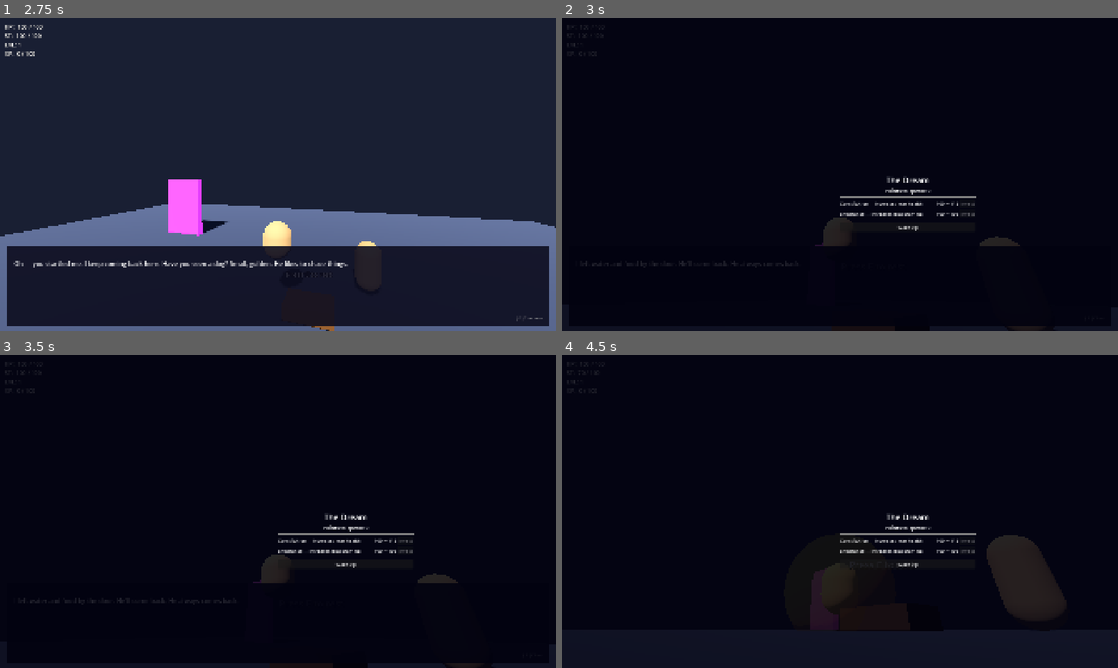
Above: before the commit, frames 1-4 (two rows, left to right).
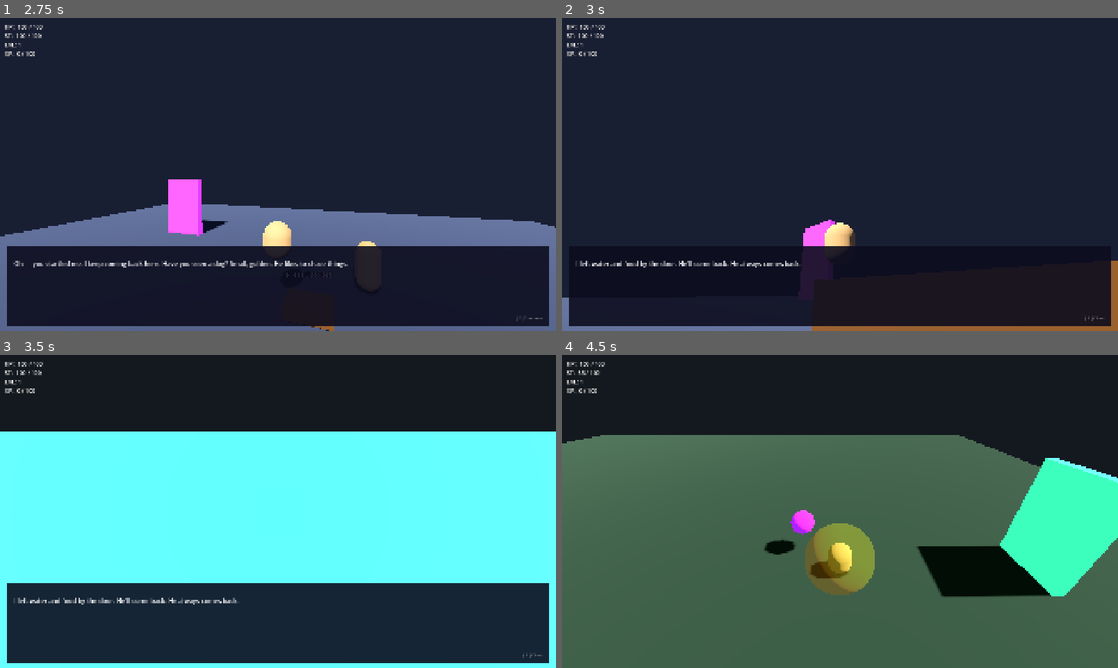
Above: after the commit, the same moments.

Repository: eldritch-dream/floaty_dog_knight
Game: Godot game, scene res://scenes/world/hub.tscn
Two runs of this game, one before a commit and one after it. Both use one fixed random seed, a clock stepped at 60 frames per second and the inputs below.
Inputs (mouse positions are in pixels of both pictures, inside the frame that each line leads up to):
- Up to frame 1 (2.75 s): tap Enter at 0.5 s; move the mouse to (305, 174) at 0.52 s; hold E (ui_interact) 0.53-1.28 s; hold W (move_forward) 0.53-2 s; click (305, 174) at 0.67 s; tap Space (jump) at 0.77, 1.52 s; move the mouse to (250, 174) at 1.27 s; click (250, 174) at 1.35 s; tap E (ui_interact) at 1.55 s; click "Wake Up" at 2 s
- Up to frame 2 (3 s): move the mouse to (851, 168) at 2.77 s; hold W (move_forward) from 2.78 s (still down); hold E (ui_interact) from 2.78 s (still down); tap Ctrl (dash) at 2.85 s
- Up to frame 3 (3.5 s): keep holding W (move_forward); keep holding E (ui_interact)
- Up to frame 4 (4.5 s): release W (move_forward) at 3.5 s; release E (ui_interact) at 3.5 s; drag from (812, 574) to (673, 464) at 3.52 s; move the mouse to (1006, 558) at 4.27 s; hold A (move_left) from 4.28 s (still down); hold E (ui_interact) from 4.28 s (still down); right-click (1006, 558) at 4.35 s

Frame 1 is identical in both runs. In frame 2, 84% of the frame differs, in the area x 0-100%, y 0-100%; in frame 3, 76%; in frame 4, 70%.

Commit message:
Fix dialogue input consumed on close and bed/NPC overlap conflicts
Both bugs stem from NpcBase using _process() + is_action_just_pressed(),
racing with DialogueBox and DogBed on the same frame.

- DialogueBox: _process() → _input() + set_input_as_handled(); the close
  keypress is now consumed before any other handler sees it, ending the
  infinite-loop-on-last-line bug
- NpcBase: _process() → _unhandled_input() + set_input_as_handled(); only
  fires if nothing else consumed the event, and marks it consumed so the
  bed doesn't also respond
- DogBed: add DialogueBox.is_open() guard in _unhandled_input (defence-in-depth)
- DreamManager.enter_dream(): add DialogueBox.is_open() guard (defence-in-depth)

Co-Authored-By: Claude Sonnet 4.6 <noreply@anthropic.com>

Diff:
--- a/scripts/npc/npc_base.gd
+++ b/scripts/npc/npc_base.gd
@@ -26,16 +26,17 @@
 	col.shape = sphere
 
 
-func _process(_delta: float) -> void:
+func _unhandled_input(event: InputEvent) -> void:
 	if not _in_range:
 		return
-	if not Input.is_action_just_pressed(interact_action):
+	if not event.is_action_pressed(interact_action):
 		return
 	if DialogueBox.is_open():
 		return
 	var lines: Array[String] = DialogueManager.get_current_lines(npc_id)
 	if lines.is_empty():
 		return
+	get_viewport().set_input_as_handled()
 	DialogueBox.show_dialogue(npc_id, lines, _player)
 
 
--- a/scripts/systems/dream_manager.gd
+++ b/scripts/systems/dream_manager.gd
@@ -26,6 +26,8 @@
 func enter_dream(bed: DogBed) -> void:
 	if not _player:
 		push_warning("DreamManager: enter_dream called before register_player.")
+		return
+	if DialogueBox.is_open():
 		return
 
 	# Disable all player input and physics.
--- a/scripts/ui/dialogue_box.gd
+++ b/scripts/ui/dialogue_box.gd
@@ -24,10 +24,11 @@
 @onready var _prompt_label: Label = $Panel/PromptLabel
 
 
-func _process(_delta: float) -> void:
+func _input(event: InputEvent) -> void:
 	if not _is_open:
 		return
-	if Input.is_action_just_pressed("ui_interact"):
+	if event.is_action_pressed("ui_interact"):
+		get_viewport().set_input_as_handled()
 		advance_line()
 
 
--- a/scripts/world/dog_bed.gd
+++ b/scripts/world/dog_bed.gd
@@ -46,6 +46,8 @@
 func _unhandled_input(event: InputEvent) -> void:
 	if not _player_in_range:
 		return
+	if DialogueBox.is_open():
+		return
 	if event.is_action_pressed(config.dream_enter_key if config else "ui_interact"):
 		DreamManager.enter_dream(self)
 
